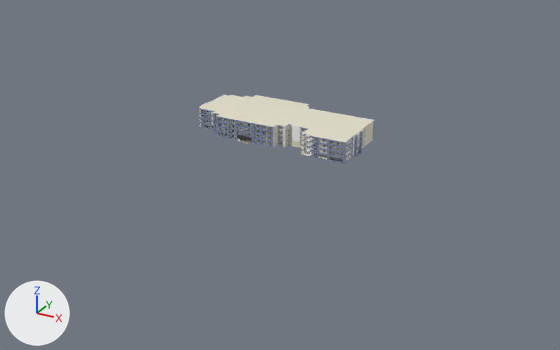
Renders of the glTF model Models/MODEL/Science/SC14/SC14.gltf from each side of a commit.
The view is the same before and after, from a camera (50 mm lens) standing at (225.0, -438.0, 190.0) and looking at (-7.0, -17.0, -21.0). Every picture has the same lights, and +X, +Y and +Z are marked at lower left. The older version comes first. Where no turn or scale is listed for an object, it has been applied to the vertices.
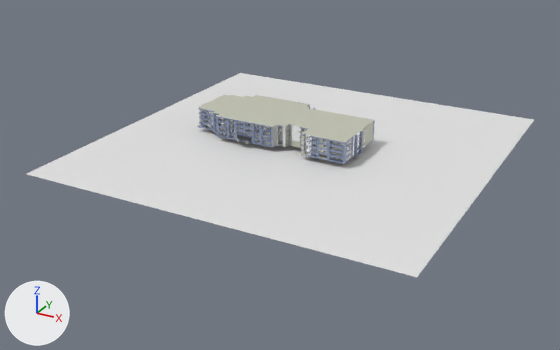
Diff of the bpy script that builds the scene:
```diff
--- a/Models/MODEL/Science/SC14/SC14.gltf.py
+++ b/Models/MODEL/Science/SC14/SC14.gltf.py
@@ mat_material_011 @@
 mat_material_011 = principled_material('Material.011')
-mat_material_011.base_color = (0.8, 0.765, 0.621)  # pale yellow #e7e3cf
+mat_material_011.base_color = (0.554, 0.563, 0.458)  # light grey #c4c6b4
@@ me_plane @@
+me_plane.from_pydata([(-127.0, -127.0, 0.0), (127.0, -127.0, 0.0), (-127.0, 127.0, 0.0), (127.0, 127.0, 0.0)], [], [(0, 1, 3), (0, 3, 2)])
@@ ob_plane @@
+ob_plane = bpy.data.objects.new('Plane', me_plane)
+ob_plane.location = (0.8, 0.0, -3.1)
```

Where the change shows, as pixel boxes (x1, y1, x2, y2) in the pictures (560 x 350 px):
'Plane', added: after (27, 73, 534, 277)
'Cube.043', recoloured (white to light grey): (198, 95, 375, 158) in both
'Cube.002', recoloured: (197, 121, 374, 164) in both
'Cube.024', recoloured: (237, 139, 305, 154) in both
'Cube.023', recoloured: (200, 95, 371, 142) in both
'Cube.030', now drawn: after (292, 141, 300, 147)
'Cube.012', recoloured: (216, 129, 269, 145) in both
'Cube.046', now drawn: after (330, 138, 344, 142)
'Cube.037', now drawn: after (208, 95, 224, 103)
'Cube.035', now drawn: after (237, 138, 248, 144)
'Cube.027', recoloured: (246, 140, 300, 148) in both
